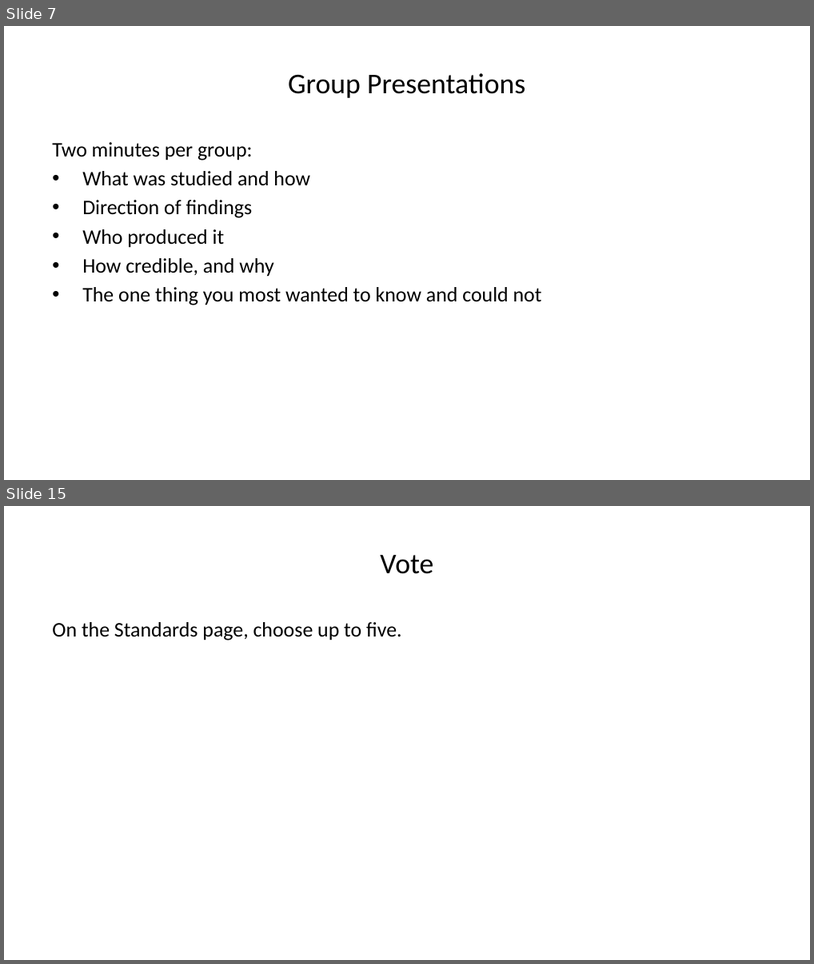
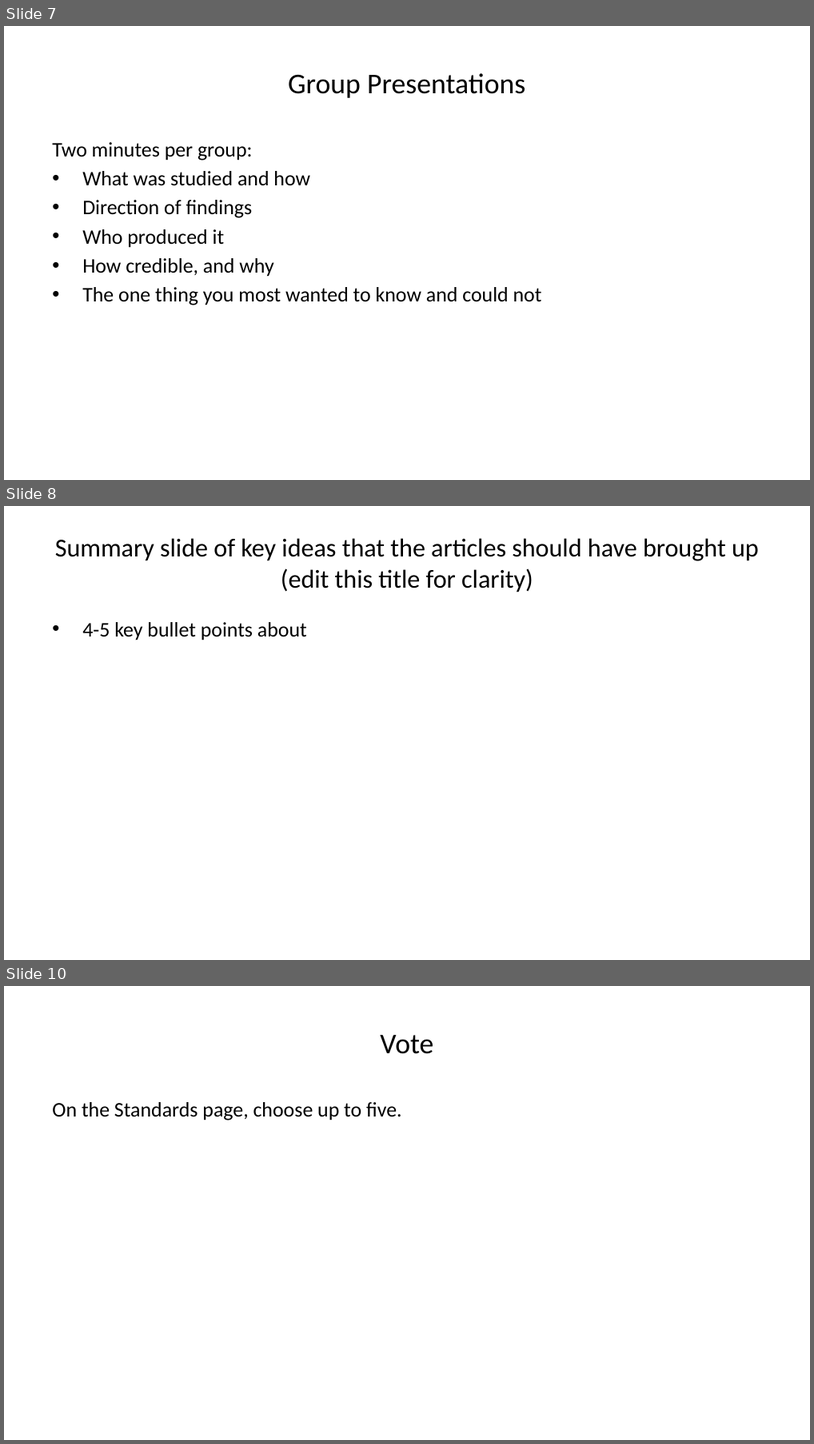
Before and after one commit to steffenerickson/edtech-evidence-lab, a slide deck: slides/output/edtech_slides_v2.pptx. Shown one above the other, each under a label of ours: slides 7 and 15 before the commit, slides 7, 8 and 10 after it; the slides between them are not shown. The pictures are 814x964 and 814x1444 pixels, drawn with LibreOffice and Linux fonts; fonts in the diff are those of the drawing. Boxes give left, top, right and bottom in pixels: in the first picture for what was removed or moved away, otherwise in the second. Text is boxed around its words. In the diff, an @@ line names an element or a change of style, - is before the commit and + after.

```diff
--- a/slides/output/edtech_slides_v2.pptx
+++ b/slides/output/edtech_slides_v2.pptx
@@ slide 8 added at bbox=[4, 506, 810, 960], background #FFFFFF @@
@@ title added at bbox=[55, 538, 759, 592], 22.9 pt, text #000000 @@
+Summary slide of key ideas that the articles should have brought up (edit this title for clarity)
@@ text added at bbox=[82, 622, 307, 640], 18.5 pt, text #000000 @@
+• 4-5 key bullet points about
@@ what was slide 15 is now slide 10 @@
```
Also in this commit, not shown: 4 slides changed, 6 slides removed, 10 other files.
